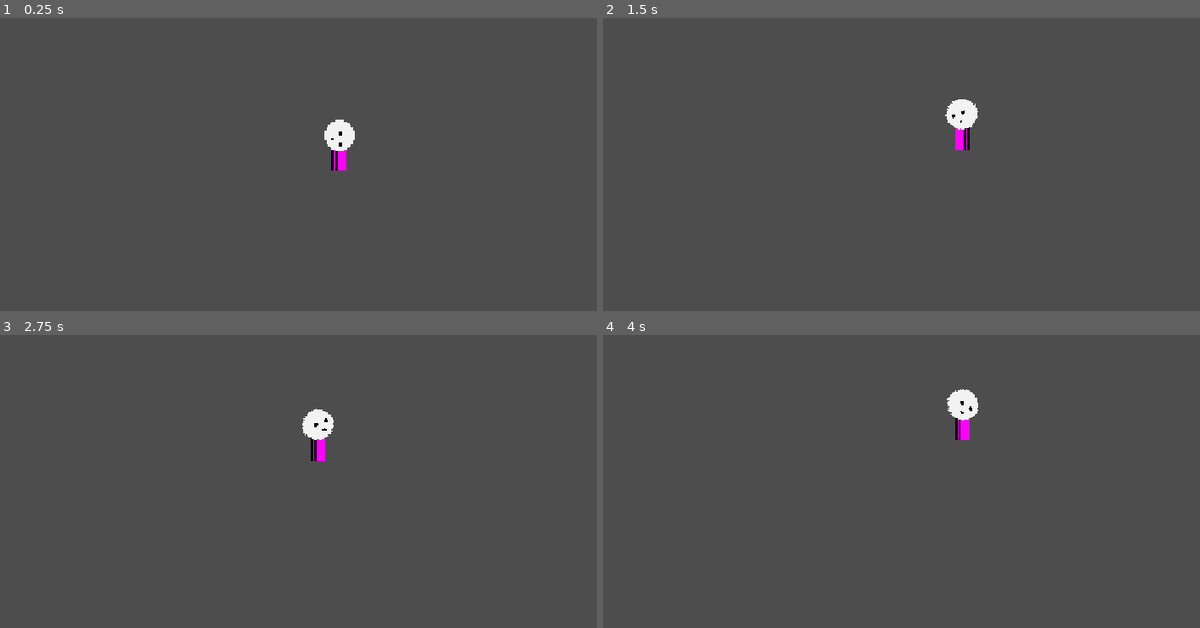
Above: before the commit, frames 1-4 (two rows, left to right).
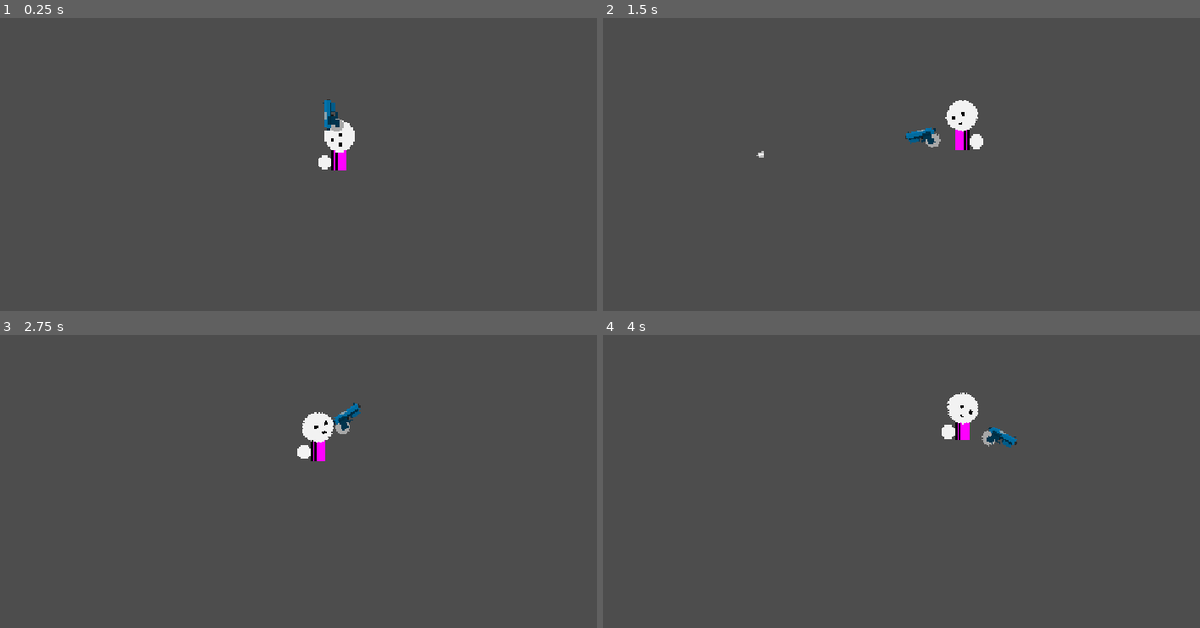
Above: after the commit, the same moments.

Repository: LuckyOwlStudios/2D-Project
Game: Godot game, scene res://PackedScenes/World/World.tscn
The game is run twice, just before and just after one commit, with the same random seed, the same clock (stepped at 60 frames per second) and the same inputs.
Inputs (mouse positions are in pixels of both pictures, inside the frame that each line leads up to):
- Up to frame 1 (0.25 s): no input
- Up to frame 2 (1.5 s): move the mouse to (1092, 135) at 0.52 s; press the mouse at (1092, 135) at 0.53 s; hold D (move_right) from 0.53 s (still down); tap Space (jump) at 0.77 s; move the mouse to (805, 173) at 1.27 s; release the mouse at (805, 173) at 1.28 s; click (805, 173) at 1.35 s
- Up to frame 3 (2.75 s): tap Space (jump) at 1.52 s; move the mouse to (405, 387) at 2.02 s; release D (move_right) at 2.03 s; press the mouse at (405, 387) at 2.03 s; hold A (move_left) from 2.03 s (still down)
- Up to frame 4 (4 s): move the mouse to (907, 548) at 2.77 s; release A (move_left) at 2.78 s; release the mouse at (907, 548) at 2.78 s; hold D (move_right) from 2.78 s (still down); click (907, 548) at 2.85 s; tap Space (jump) at 3.02, 3.77 s; move the mouse to (1146, 528) at 3.52 s; press the mouse at (1146, 528) at 3.53 s

The runs differ from the first frame. In frame 1, 0.3% of the frame differs, in the area x 53-60%, y 27-52%; in frame 2, 0.4%; in frame 3, 0.5%; in frame 4, 0.5%, in the area x 56-70%, y 18-39%.

Commit message:
- Added "Objects" and "Gun" folder under Sprites (Gun is under Objects) - Added sprites for character hands, gun, gun animation frames, and bullet - Added LeftHandPivot node under Player's SpriteRoot node and appended this node to Look Nodes Array - Added AnimationPlayer to Player for a head_bob animation set to autoloop in the animation inspector - Created Pistol scene, has AnimatedSprite2D with custom "shoot" animation set to 24 fps in animation editor, has marker2D called "BulletSpawnPoint" - Created Pistol script, pistol is responsible for instantiating bullets upon a "shoot" input and setting its position + rotation - Created bullet scene with simple sprite and hitbox using Area2D - Created bullet script, bullet is given direction vector and speed property and is responsible for handling its own velocity. Hitbox does not currently have functionality.

Diff:
--- a/PackedScenes/Characters/Player.tscn
+++ b/PackedScenes/Characters/Player.tscn
@@ -2,6 +2,9 @@
 
 [ext_resource type="Script" uid="uid://k3l6g5h8my8g" path="res://PackedScenes/Characters/player.gd" id="1_nnvau"]
 [ext_resource type="Texture2D" uid="uid://dus126x1aaoqn" path="res://Assets/Sprites/Characters/Player/head_mannequin.png" id="2_nnvau"]
+[ext_resource type="Texture2D" uid="uid://b3k8geew5xtun" path="res://Assets/Sprites/Characters/Player/hand_mannequin_1.png" id="3_cvip7"]
+[ext_resource type="Texture2D" uid="uid://b2pt2dnj0f57g" path="res://Assets/Sprites/Characters/Player/hand_mannequin_2.png" id="4_5xufd"]
+[ext_resource type="PackedScene" uid="uid://bsagpigktoe2o" path="res://PackedScenes/Guns/pistol.tscn" id="4_v7ryc"]
 
 [sub_resource type="CapsuleShape2D" id="CapsuleShape2D_g4v7s"]
 radius = 6.0
@@ -9,17 +12,57 @@
 [sub_resource type="PlaceholderTexture2D" id="PlaceholderTexture2D_yf5fn"]
 size = Vector2(8, 16)
 
+[sub_resource type="Animation" id="Animation_v7ryc"]
+length = 0.001
+tracks/0/type = "value"
+tracks/0/imported = false
+tracks/0/enabled = true
+tracks/0/path = NodePath("SpriteRoot/Body/HeadSprite2D:position")
+tracks/0/interp = 1
+tracks/0/loop_wrap = true
+tracks/0/keys = {
+"times": PackedFloat32Array(0),
+"transitions": PackedFloat32Array(1),
+"update": 0,
+"values": [Vector2(0, -12)]
+}
+
+[sub_resource type="Animation" id="Animation_optdf"]
+resource_name = "head_bob"
+length = 1.1333333
+loop_mode = 1
+tracks/0/type = "value"
+tracks/0/imported = false
+tracks/0/enabled = true
+tracks/0/path = NodePath("SpriteRoot/Body/HeadSprite2D:position")
+tracks/0/interp = 2
+tracks/0/loop_wrap = true
+tracks/0/keys = {
+"times": PackedFloat32Array(0, 0.76666665),
+"transitions": PackedFloat32Array(1, 1),
+"update": 0,
+"values": [Vector2(0, -12), Vector2(0, -10)]
+}
+
+[sub_resource type="AnimationLibrary" id="AnimationLibrary_w86vg"]
+_data = {
+&"RESET": SubResource("Animation_v7ryc"),
+&"head_bob": SubResource("Animation_optdf")
+}
+
 [node name="Player" type="CharacterBody2D" unique_id=715250926 node_paths=PackedStringArray("look_nodes")]
 script = ExtResource("1_nnvau")
-look_nodes = [NodePath("SpriteRoot/Body/HeadSprite2D")]
+look_nodes = [NodePath("SpriteRoot/Body/HeadSprite2D"), NodePath("SpriteRoot/Body/LeftHandPivot")]
 metadata/_custom_type_script = "uid://k3l6g5h8my8g"
 
 [node name="CollisionShape2D" type="CollisionShape2D" parent="." unique_id=1070317002]
 position = Vector2(0, -15)
 shape = SubResource("CapsuleShape2D_g4v7s")
+metadata/_edit_lock_ = true
 
 [node name="Center" type="Marker2D" parent="." unique_id=381725886]
 position = Vector2(0, -15)
+metadata/_edit_lock_ = true
 
 [node name="SpriteRoot" type="Node2D" parent="." unique_id=292007718]
 
@@ -31,14 +74,35 @@
 position = Vector2(0, -12)
 texture = ExtResource("2_nnvau")
 
+[node name="LeftHandPivot" type="Node2D" parent="SpriteRoot/Body" unique_id=1719471795]
+position = Vector2(0, -1)
+
+[node name="LeftHand" type="Sprite2D" parent="SpriteRoot/Body/LeftHandPivot" unique_id=1209725233]
+modulate = Color(0.69135684, 0.6913568, 0.69135684, 1)
+position = Vector2(17, -1)
+texture = ExtResource("3_cvip7")
+
+[node name="Pistol" parent="SpriteRoot/Body/LeftHandPivot/LeftHand" unique_id=5866766 instance=ExtResource("4_v7ryc")]
+position = Vector2(5, -3)
+
+[node name="RightHand" type="Sprite2D" parent="SpriteRoot/Body" unique_id=34226947]
+position = Vector2(-8, 3)
+texture = ExtResource("4_5xufd")
+
 [node name="Camera2D" type="Camera2D" parent="." unique_id=374340496]
 zoom = Vector2(3, 3)
 process_callback = 0
 position_smoothing_enabled = true
 position_smoothing_speed = 7.5
+metadata/_edit_lock_ = true
 
 [node name="CanvasLayer" type="CanvasLayer" parent="." unique_id=1371641255]
 
 [node name="TextureRect" type="TextureRect" parent="CanvasLayer" unique_id=889368125]
 offset_right = 40.0
 offset_bottom = 40.0
+metadata/_edit_lock_ = true
+
+[node name="AnimationPlayer" type="AnimationPlayer" parent="." unique_id=39294423]
+libraries/ = SubResource("AnimationLibrary_w86vg")
+autoplay = &"head_bob"
--- /dev/null
+++ b/PackedScenes/Guns/bullet.gd
@@ -0,0 +1,16 @@
+class_name Bullet
+extends Node2D
+
+
+@export var bullet_speed : float
+@onready var hit_box: Area2D = $HitBox
+
+# Called when the node enters the scene tree for the first time.
+func _ready() -> void:
+	pass # Replace with function body.
+
+
+# Called every frame. 'delta' is the elapsed time since the previous frame.
+func _process(delta: float) -> void:
+	var direction := Vector2.RIGHT.rotated(rotation)
+	position += direction * bullet_speed * delta
--- /dev/null
+++ b/PackedScenes/Guns/bullet.tscn
@@ -0,0 +1,20 @@
+[gd_scene format=3 uid="uid://cyftgfviauafs"]
+
+[ext_resource type="Script" uid="uid://j4abn1l7f413" path="res://PackedScenes/Guns/bullet.gd" id="1_u8jni"]
+[ext_resource type="Texture2D" uid="uid://cigj1muw4hi5m" path="res://Assets/Sprites/Objects/Guns/placeholder_bullet.png" id="2_pdrxm"]
+
+[sub_resource type="RectangleShape2D" id="RectangleShape2D_g4v7s"]
+size = Vector2(4, 3)
+
+[node name="Bullet" type="Node2D" unique_id=1430276042]
+script = ExtResource("1_u8jni")
+bullet_speed = 500.0
+
+[node name="BulletSprite2D" type="Sprite2D" parent="." unique_id=725986326]
+texture = ExtResource("2_pdrxm")
+
+[node name="HitBox" type="Area2D" parent="." unique_id=684126036]
+
+[node name="CollisionShape2D" type="CollisionShape2D" parent="HitBox" unique_id=973236675]
+position = Vector2(0, -0.5)
+shape = SubResource("RectangleShape2D_g4v7s")
--- /dev/null
+++ b/PackedScenes/Guns/pistol.gd
@@ -0,0 +1,26 @@
+class_name Gun
+extends Node2D
+
+
+@onready var animated_sprite_2d: AnimatedSprite2D = $AnimatedSprite2D
+@onready var bullet_spawn_point: Marker2D = $BulletSpawnPoint
+@onready var node_path_to_world := get_node("/root/World")
+const BULLET = preload("uid://cyftgfviauafs")
+
+
+# Called when the node enters the scene tree for the first time.
+func _ready() -> void:
+	pass # Replace with function body.
+
+
+# Called every frame. 'delta' is the elapsed time since the previous frame.
+func _process(delta: float) -> void:
+	pass
+
+func _input(event: InputEvent) -> void:
+	if event.is_action_pressed("shoot"):
+		animated_sprite_2d.play("shoot")
+		var new_bullet := BULLET.instantiate()
+		new_bullet.position = bullet_spawn_point.global_position
+		new_bullet.rotation = bullet_spawn_point.global_rotation
+		node_path_to_world.add_child(new_bullet)
--- /dev/null
+++ b/PackedScenes/Guns/pistol.tscn
@@ -0,0 +1,54 @@
+[gd_scene format=3 uid="uid://bsagpigktoe2o"]
+
+[ext_resource type="Script" uid="uid://bwj74xkeeos1i" path="res://PackedScenes/Guns/pistol.gd" id="1_pb564"]
+[ext_resource type="Texture2D" uid="uid://u6jjtftgs8ac" path="res://Assets/Sprites/Objects/Guns/gun_firing_animation_frame1.png" id="2_wempg"]
+[ext_resource type="Texture2D" uid="uid://dhveeoekc2nng" path="res://Assets/Sprites/Objects/Guns/gun_firing_animation_frame2.png" id="3_65i2q"]
+[ext_resource type="Texture2D" uid="uid://pchq7auv01fu" path="res://Assets/Sprites/Objects/Guns/gun_firing_animation_frame3.png" id="4_kckl1"]
+
+[sub_resource type="AtlasTexture" id="AtlasTexture_y0rga"]
+atlas = ExtResource("2_wempg")
+region = Rect2(0, 0, 32, 32)
+
+[sub_resource type="AtlasTexture" id="AtlasTexture_1kvno"]
+atlas = ExtResource("3_65i2q")
+region = Rect2(0, 0, 32, 32)
+
+[sub_resource type="AtlasTexture" id="AtlasTexture_cb0xr"]
+atlas = ExtResource("4_kckl1")
+region = Rect2(0, 0, 32, 32)
+
+[sub_resource type="AtlasTexture" id="AtlasTexture_wempg"]
+atlas = ExtResource("2_wempg")
+region = Rect2(0, 0, 32, 32)
+
+[sub_resource type="SpriteFrames" id="SpriteFrames_g4v7s"]
+animations = [{
+"frames": [{
+"duration": 1.0,
+"texture": SubResource("AtlasTexture_y0rga")
+}, {
+"duration": 1.0,
+"texture": SubResource("AtlasTexture_1kvno")
+}, {
+"duration": 1.0,
+"texture": SubResource("AtlasTexture_cb0xr")
+}, {
+"duration": 1.0,
+"texture": SubResource("AtlasTexture_wempg")
+}],
+"loop": 0,
+"name": &"shoot",
+"speed": 24.0
+}]
+
+[node name="Pistol" type="Node2D" unique_id=5866766]
+script = ExtResource("1_pb564")
+
+[node name="AnimatedSprite2D" type="AnimatedSprite2D" parent="." unique_id=1428241606]
+sprite_frames = SubResource("SpriteFrames_g4v7s")
+animation = &"shoot"
+frame = 3
+frame_progress = 1.0
+
+[node name="BulletSpawnPoint" type="Marker2D" parent="." unique_id=84941907]
+position = Vector2(13, -2)
--- a/PackedScenes/World/World.tscn
+++ b/PackedScenes/World/World.tscn
@@ -12,4 +12,4 @@
 shape = SubResource("WorldBoundaryShape2D_g4v7s")
 
 [node name="Player" parent="." unique_id=715250926 instance=ExtResource("1_sqrqn")]
-position = Vector2(-11, -108)
+position = Vector2(-29, -115)
--- a/icon.svg
+++ /dev/null
@@ -1 +0,0 @@
-<svg xmlns="http://www.w3.org/2000/svg" width="128" height="128"><rect width="124" height="124" x="2" y="2" fill="#363d52" stroke="#212532" stroke-width="4" rx="14"/><g fill="#fff" transform="translate(12.322 12.322)scale(.101)"><path d="M105 673v33q407 354 814 0v-33z"/><path fill="#478cbf" d="m105 673 152 14q12 1 15 14l4 67 132 10 8-61q2-11 15-15h162q13 4 15 15l8 61 132-10 4-67q3-13 15-14l152-14V427q30-39 56-81-35-59-83-108-43 20-82 47-40-37-88-64 7-51 8-102-59-28-123-42-26 43-46 89-49-7-98 0-20-46-46-89-64 14-123 42 1 51 8 102-48 27-88 64-39-27-82-47-48 49-83 108 26 42 56 81zm0 33v39c0 276 813 276 814 0v-39l-134 12-5 69q-2 10-14 13l-162 11q-12 0-16-11l-10-65H446l-10 65q-4 11-16 11l-162-11q-12-3-14-13l-5-69z"/><path d="M483 600c0 34 58 34 58 0v-86c0-34-58-34-58 0z"/><circle cx="725" cy="526" r="90"/><circle cx="299" cy="526" r="90"/></g><g fill="#414042" transform="translate(12.322 12.322)scale(.101)"><circle cx="307" cy="532" r="60"/><circle cx="717" cy="532" r="60"/></g></svg>
--- a/project.godot
+++ b/project.godot
@@ -13,7 +13,6 @@
 config/name="2D Side Game"
 run/main_scene="uid://bulm60oi6osn7"
 config/features=PackedStringArray("4.7", "Forward Plus")
-config/icon="res://icon.svg"
 
 [debug]
 
@@ -51,6 +50,11 @@
 "events": [Object(InputEventKey,"resource_local_to_scene":false,"resource_name":"","device":-1,"window_id":0,"alt_press …(195 unchanged characters)…
 ]
 }
+shoot={
+"deadzone": 0.2,
+"events": [Object(InputEventMouseButton,"resource_local_to_scene":false,"resource_name":"","device":-1,"window_id":0,"alt_pressed":false,"shift_pressed":false,"ctrl_pressed":false,"meta_pressed":false,"button_mask":0,"position":Vector2(0, 0),"global_position":Vector2(0, 0),"factor":1.0,"button_index":1,"canceled":false,"pressed":false,"double_click":false,"script":null)
+]
+}
 
 [physics]
 
Binary file added: Assets/Sprites/Characters/Player/hand_mannequin_1.png
Not shown, added: Assets/Sprites/Characters/Player/hand_mannequin_1.png.import
Binary file added: Assets/Sprites/Characters/Player/hand_mannequin_2.png
Not shown, added: Assets/Sprites/Characters/Player/hand_mannequin_2.png.import
Binary file added: Assets/Sprites/Objects/Guns/gun_firing_animation_frame1.png
Not shown, added: Assets/Sprites/Objects/Guns/gun_firing_animation_frame1.png.import
Binary file added: Assets/Sprites/Objects/Guns/gun_firing_animation_frame2.png
Not shown, added: Assets/Sprites/Objects/Guns/gun_firing_animation_frame2.png.import
Binary file added: Assets/Sprites/Objects/Guns/gun_firing_animation_frame3.png
Not shown, added: Assets/Sprites/Objects/Guns/gun_firing_animation_frame3.png.import
Binary file added: Assets/Sprites/Objects/Guns/placeholder_bullet.png
Not shown, changed: Assets/Sprites/Objects/Guns/placeholder_bullet.png.import
(and 4 more such lines)
